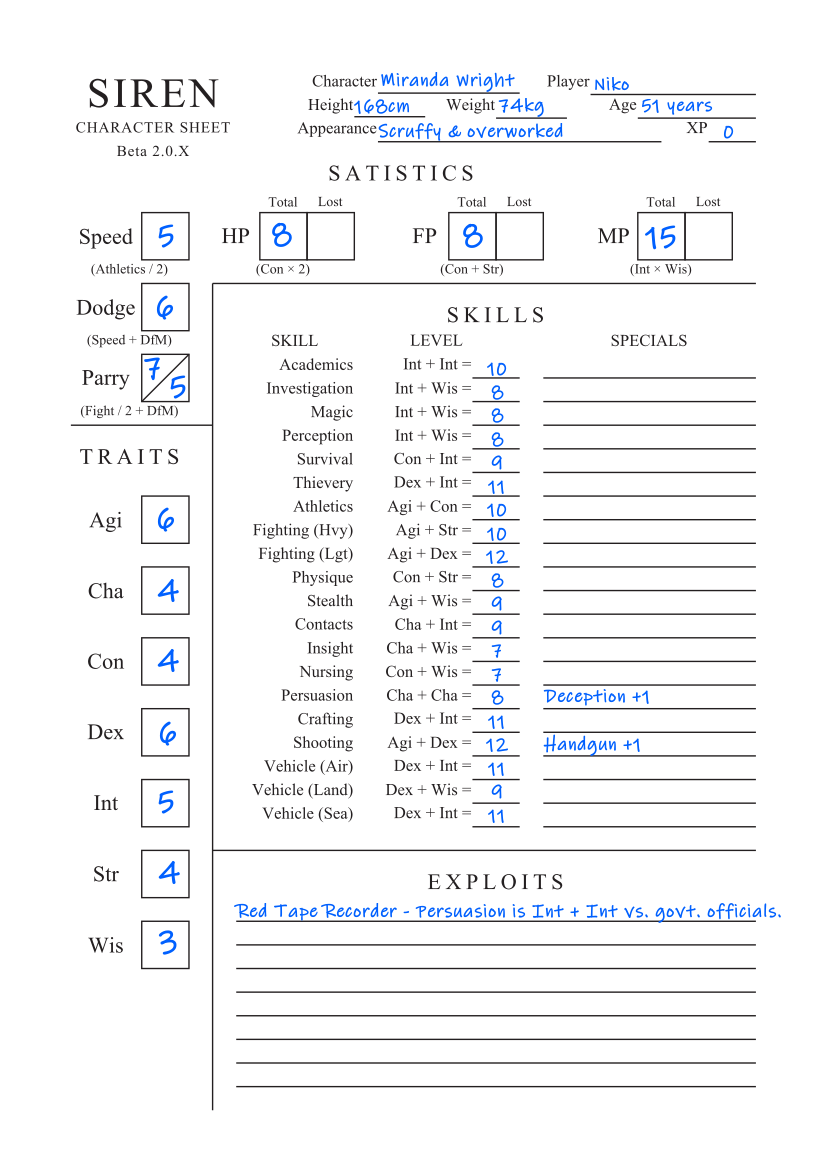
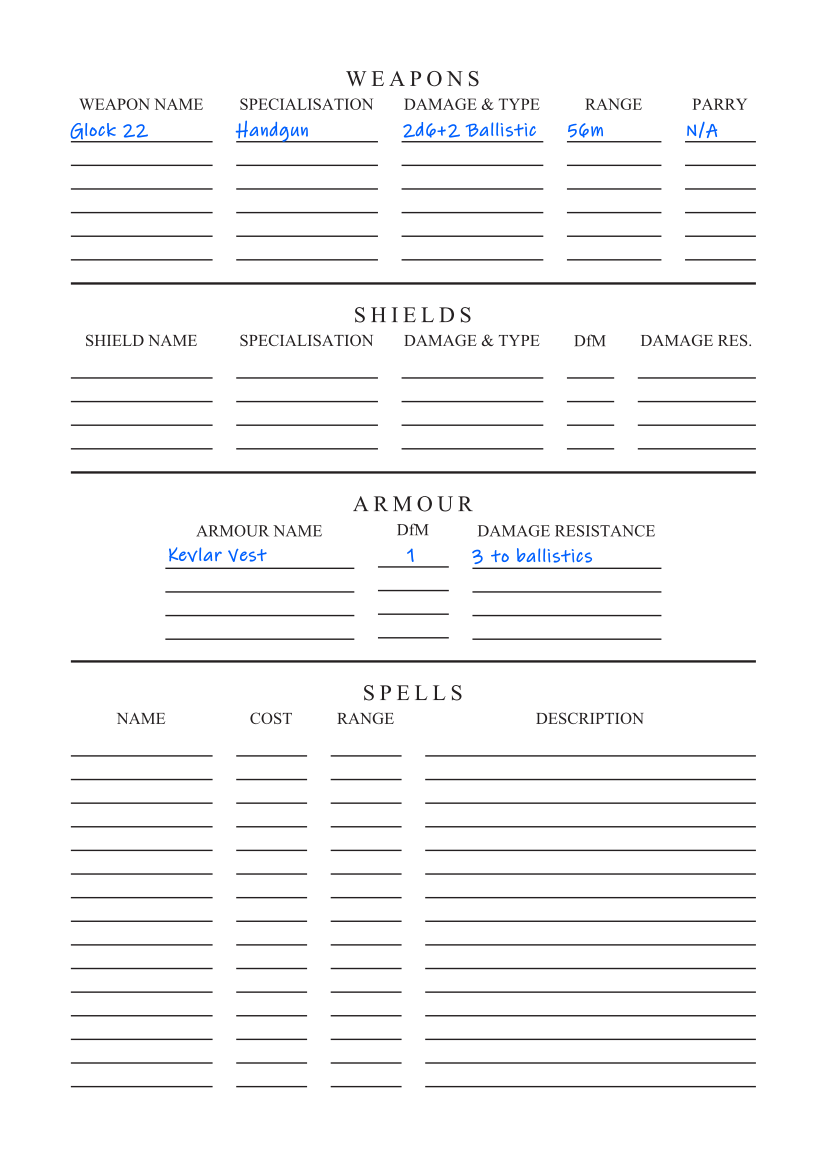
Layers edited between the first and the second 826px x 1169px image:
hid group "Page 1 Text" (25 layers) over [144, 72, 781, 955]
hid "Page 1" over [70, 70, 781, 1111]
showed group "Page 2 Text" (8 layers) over [70, 120, 718, 565]
showed "Page 2", painted on it over [70, 70, 781, 1111]
